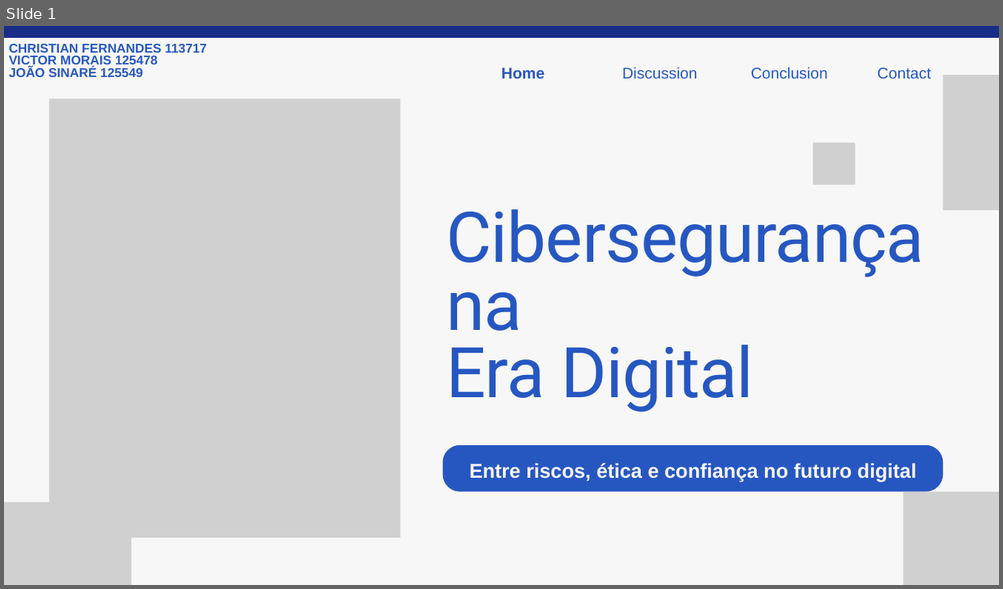
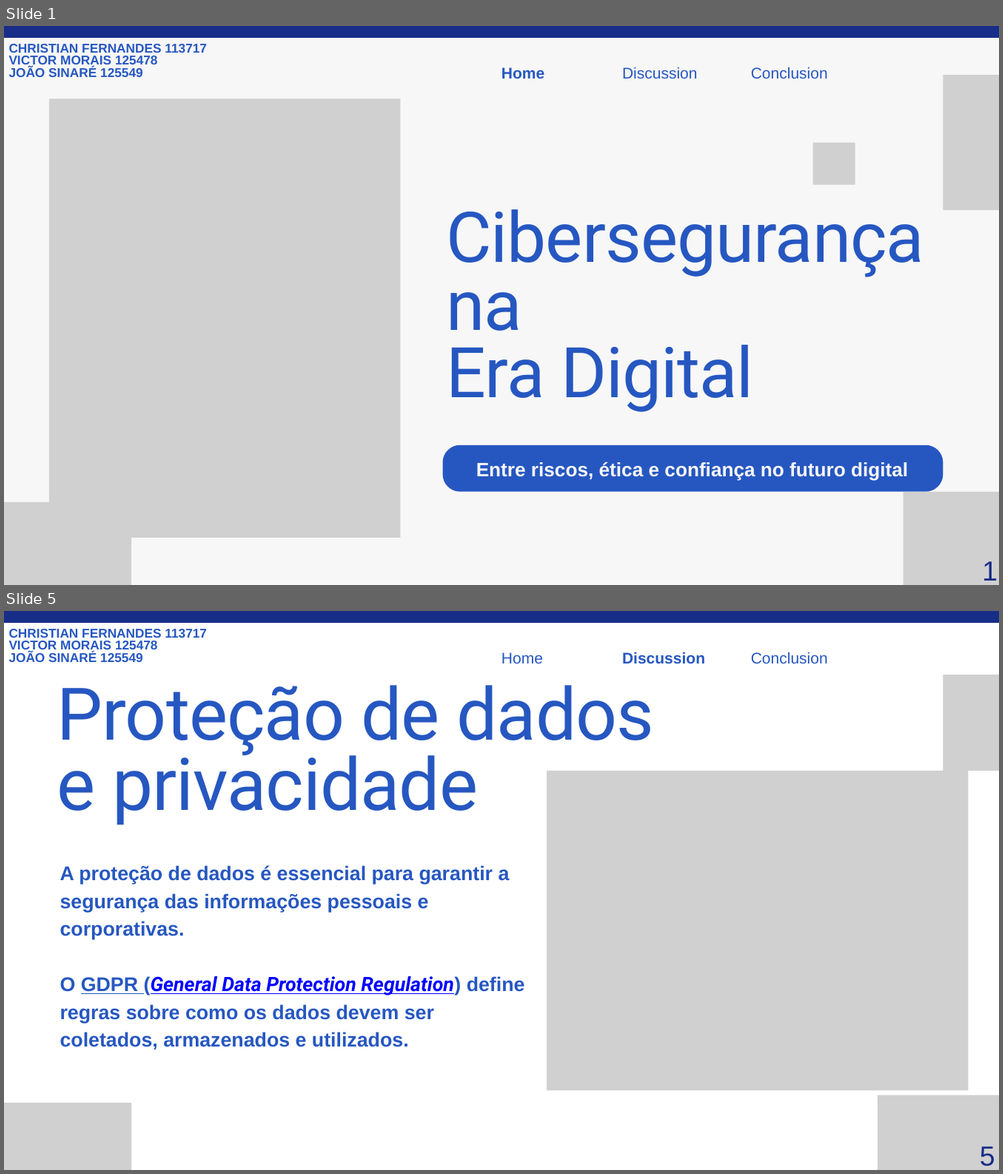
Before and after one commit to V1CT0R-06/ECT_2ano, a slide deck: TCA/Blue and White Illustrative Cyber Security Presentation.pptx. Shown one above the other, each under a label of ours: slide 1 before the commit, slides 1 and 5 after it; the slides between them are not shown. The pictures are 1003x589 and 1003x1174 pixels, drawn with LibreOffice and Linux fonts; fonts in the diff are those of the drawing; grey boxes stand for pictures. Boxes give left, top, right and bottom in pixels: in the first picture for what was removed or moved away, otherwise in the second. Text is boxed around its words. In the diff, an @@ line names an element or a change of style, - is before the commit and + after.

```diff
--- a/TCA/Blue and White Illustrative Cyber Security Presentation.pptx
+++ b/TCA/Blue and White Illustrative Cyber Security Presentation.pptx
@@ slide 5 added at box(4, 611, 999, 1170), background #FFFFFF @@
@@ freeform shape added at box(4, 611, 999, 622), fill #182D88 @@
@@ text added at box(9, 629, 207, 662), 18.5 pt, text #2657C1, bold @@
+CHRISTIAN FERNANDES 113717
+VICTOR MORAIS 125478
+JOÃO SINARÉ 125549
@@ text added at box(501, 652, 543, 664), 22.5 pt, text #2657C1 @@
+Home
@@ text added at box(622, 652, 705, 664), 22.5 pt, text #2657C1, bold @@
+Discussion
@@ text added at box(751, 652, 828, 664), 22.5 pt, text #2657C1 @@
+Conclusion
@@ picture added at box(943, 675, 999, 771) @@
@@ text added at box(57, 685, 654, 825), 105.2 pt, text #2657C1 @@
+Proteção de dados e privacidade
@@ picture added at box(546, 771, 967, 1091) @@
@@ text added at box(60, 866, 525, 1050), 28.7 pt, text #2657C1, bold @@
+A proteção de dados é essencial para garantir a segurança das informações pessoais e corporativas.
+O GDPR (General Data Protection Regulation) define regras sobre como os dados devem ser coletados, armazenados e utilizados.
@@ picture added at box(877, 1096, 999, 1170) @@
@@ picture added at box(4, 1103, 131, 1170) @@
@@ picture added at box(15, 1126, 105, 1159) @@
@@ text added at box(979, 1147, 995, 1167), 40 pt, text #182D88 @@
+5
@@ slide 1 changed as well @@
@@ text removed at box(877, 67, 930, 79) @@
-Contact
@@ text "Entre riscos, ética e confiança ..." at box(476, 462, 908, 480): size 29 to 28 pt; line spacing 40.6pt to 39.2pt @@
@@ text added at box(982, 562, 997, 581), 40 pt, text #182D88 @@
+1
```
Also in this commit, not shown: 8 other slides added, 14 slides removed, 10 other files.
